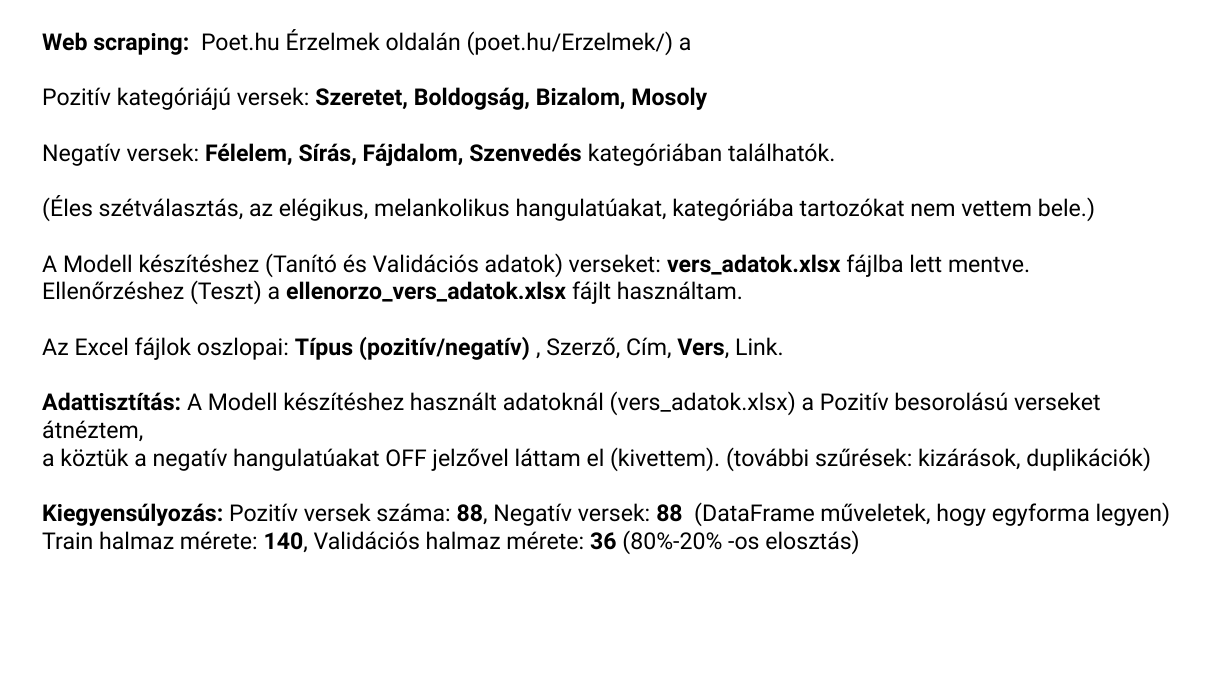
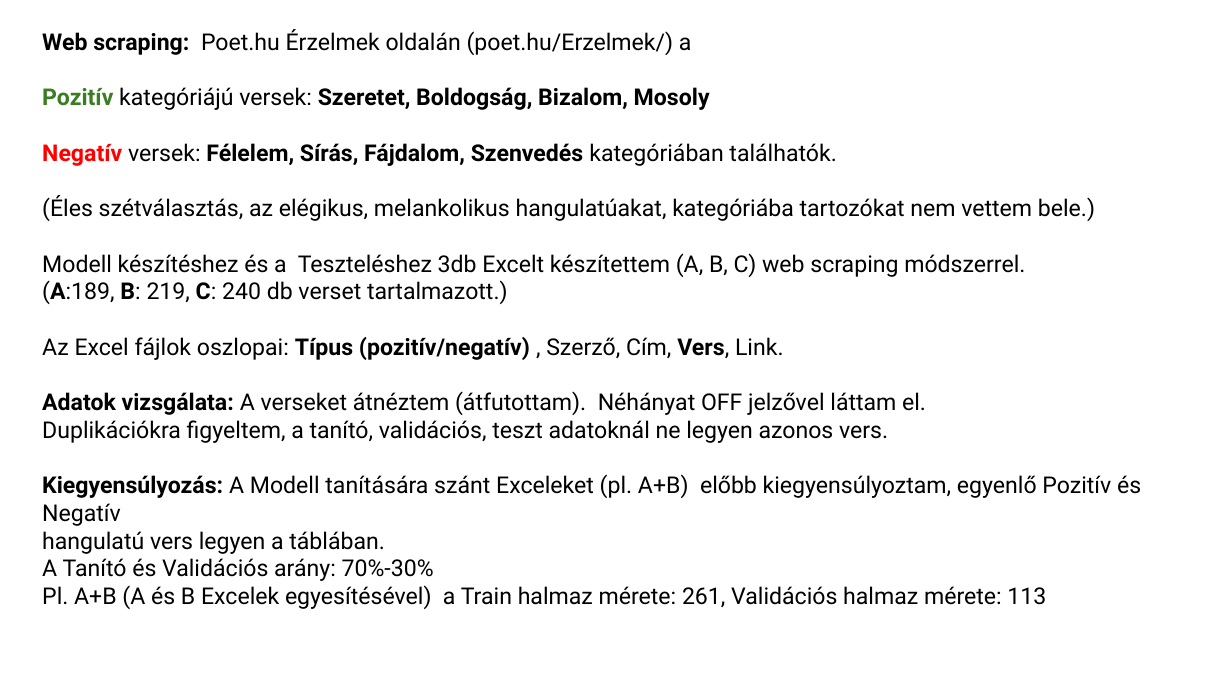
Before and after one commit to minorharpman/erzelemelemzes, a slide deck: slide 3 of Erzelemelemzes.pptx. Drawn at 1232x693 pixels with LibreOffice and Linux fonts; fonts in the diff are those of the drawing. Boxes give left, top, right and bottom in pixels: in the first picture for what was removed or moved away, otherwise in the second. Text is boxed around its words. In the diff, an @@ line names an element or a change of style, - is before the commit and + after.

```diff
--- a/Erzelemelemzes.pptx
+++ b/Erzelemelemzes.pptx
@@ text at bbox=[42, 87, 836, 166]: text colour #000000 to #3B7D23 in "Pozitív"; bold on in "Pozitív", "Negatív"; text colour #000000 to #FF0000 in "Negatív" @@
@@ text at bbox=[42, 253, 1025, 304]: text changed @@
-A Modell készítéshez (Tanító és Validációs adatok) verseket: vers_adatok.xlsx fájlba lett mentve.
-Ellenőrzéshez (Teszt) a ellenorzo_vers_adatok.xlsx fájlt használtam.
+Modell készítéshez és a Teszteléshez 3db Excelt készítettem (A, B, C) web scraping módszerrel.
+(A:189, B: 219, C: 240 db verset tartalmazott.)
@@ text at bbox=[42, 391, 1141, 609]: text changed @@
-Adattisztítás: A Modell készítéshez használt adatoknál (vers_adatok.xlsx) a Pozitív besorolású verseket átnéztem,
-a köztük a negatív hangulatúakat OFF jelzővel láttam el (kivettem). (további szűrések: kizárások, duplikációk)
-Kiegyensúlyozás: Pozitív versek száma: 88, Negatív versek: 88 (DataFrame műveletek, hogy egyforma legyen)
-Train halmaz mérete: 140, Validációs halmaz mérete: 36 (80%-20% -os elosztás)
+Adatok vizsgálata: A verseket átnéztem (átfutottam). Néhányat OFF jelzővel láttam el.
+Duplikációkra figyeltem, a tanító, validációs, teszt adatoknál ne legyen azonos vers.
+Kiegyensúlyozás: A Modell tanítására szánt Exceleket (pl. A+B) előbb kiegyensúlyoztam, egyenlő Pozitív és Negatív
+hangulatú vers legyen a táblában.
+A Tanító és Validációs arány: 70%-30%
+Pl. A+B (A és B Excelek egyesítésével) a Train halmaz mérete: 261, Validációs halmaz mérete: 113
```
Also in this commit, not shown: 4 other slides changed, 4 slides added, 6 slides removed, 1 other file.
